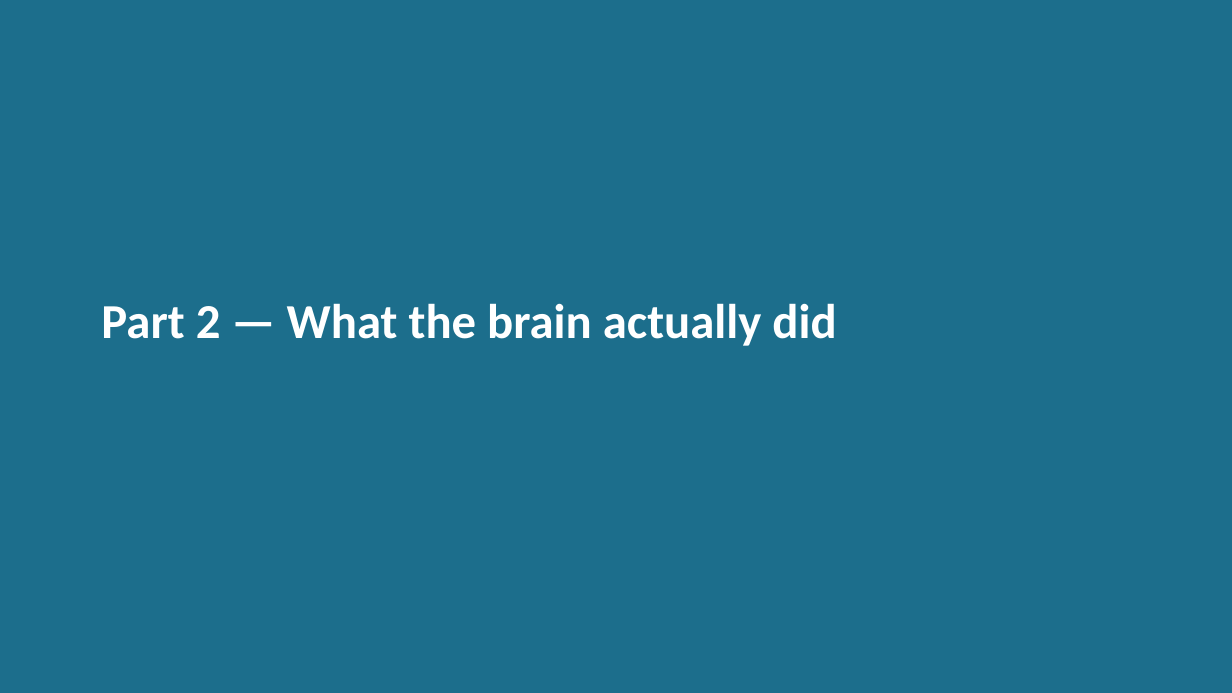
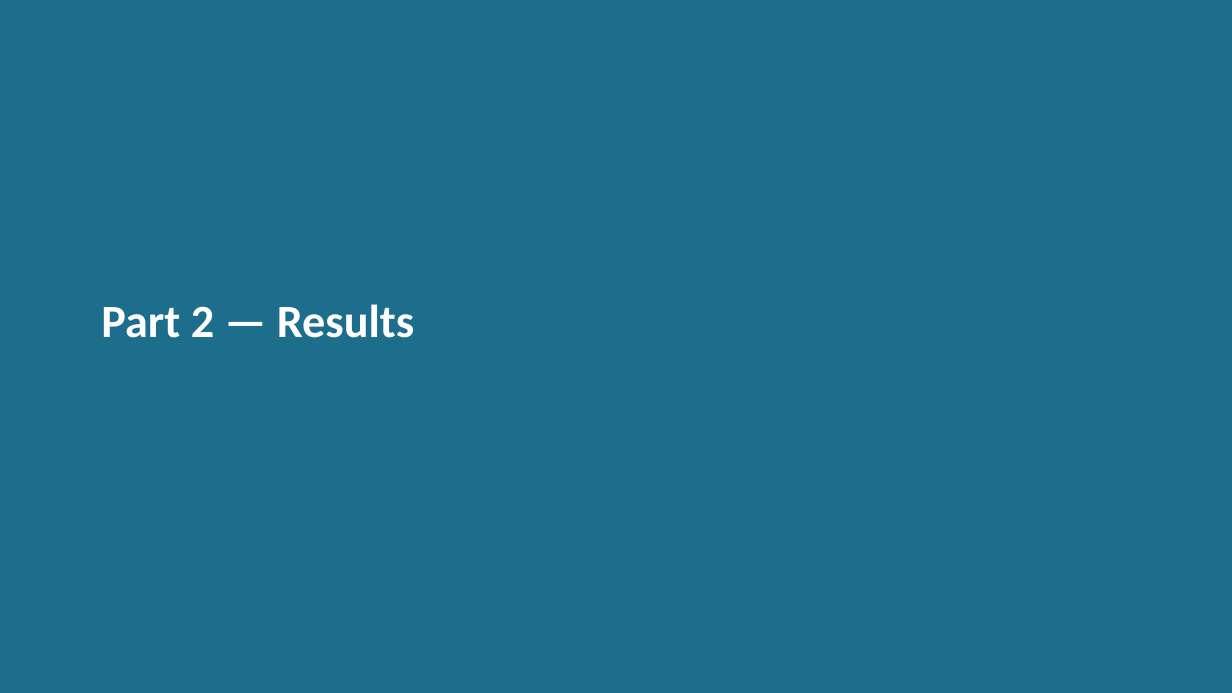
Before and after one commit to wehabit/hpaticmousebuzsakilab, a slide deck: slide 9 of presentation/haptic_brain_talk.pptx. Drawn at 1232x693 pixels with LibreOffice and Linux fonts; fonts in the diff are those of the drawing. Boxes give left, top, right and bottom in pixels: in the first picture for what was removed or moved away, otherwise in the second. Text is boxed around its words. In the diff, an @@ line names an element or a change of style, - is before the commit and + after.

```diff
--- a/presentation/haptic_brain_talk.pptx
+++ b/presentation/haptic_brain_talk.pptx
@@ text at [101, 304, 414, 338]: text changed; size 38 to 36 pt @@
-Part 2 — What the brain actually did
+Part 2 — Results
```
Also in this commit, not shown: 18 other slides changed, 7 slides added, 7 slides removed, 9 other files.
